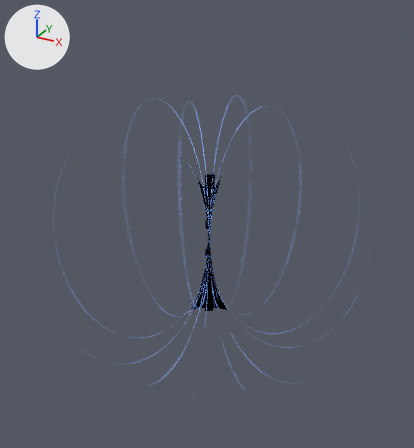
One commit to the Blender file Models/magnetar.blend: the scene before it, then after it.
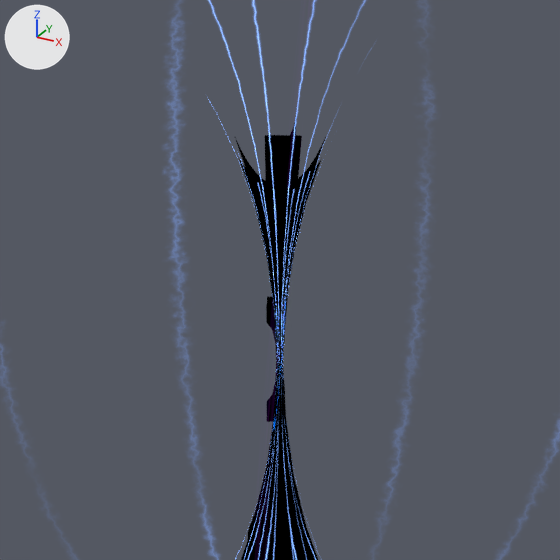
Each version is shown from a 50 mm lens placed at (3.84, -7.05, 3.76), pointed at (-0.07, 0.06, 0.21), then close up on the part from 31% to 70% of the width and 30% to 66% of the height. The axes (+X, +Y, +Z) are drawn at upper left. The lights are the same throughout. Everything nearer to the camera than a plane just in front of the edit is cut away.
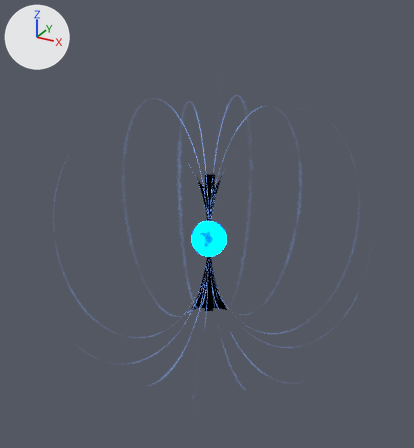
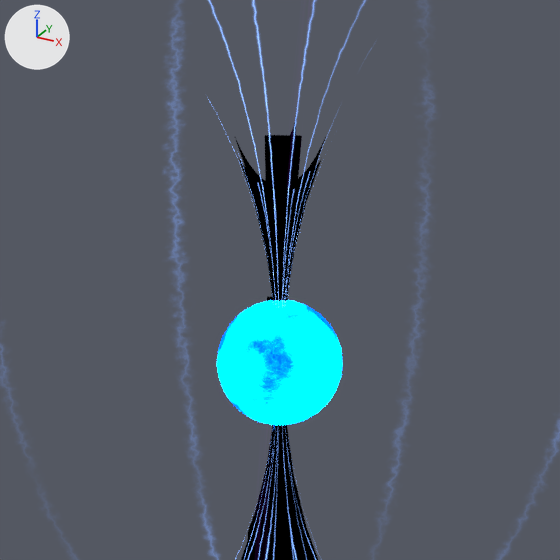
The change in detail:
Object 'Sphere' (ob_sphere) is now shown.

Where the change shows, as pixel boxes (x1, y1, x2, y2) in the close-ups (560 x 560 px):
'Sphere', shown
    after: (217, 305, 343, 425)
